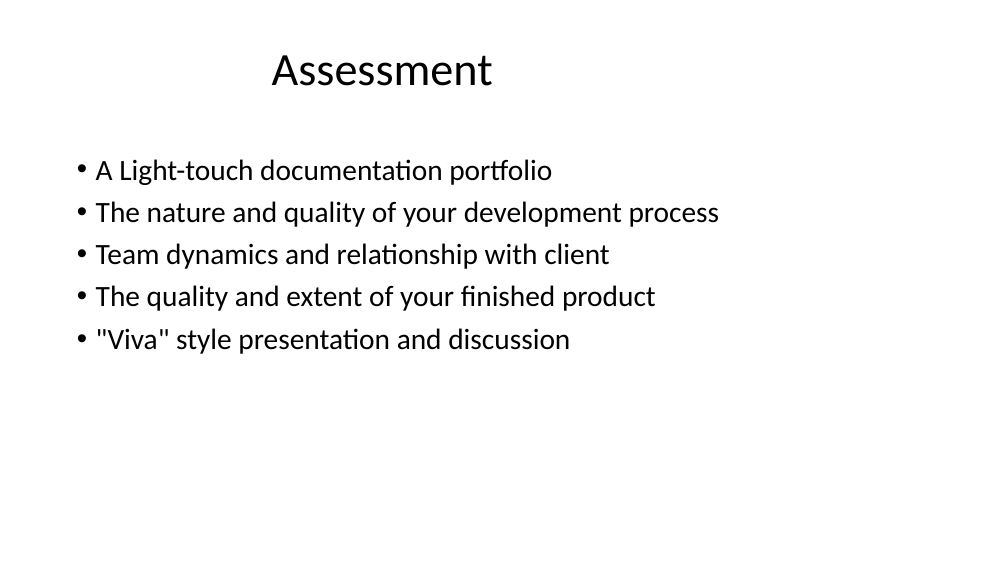
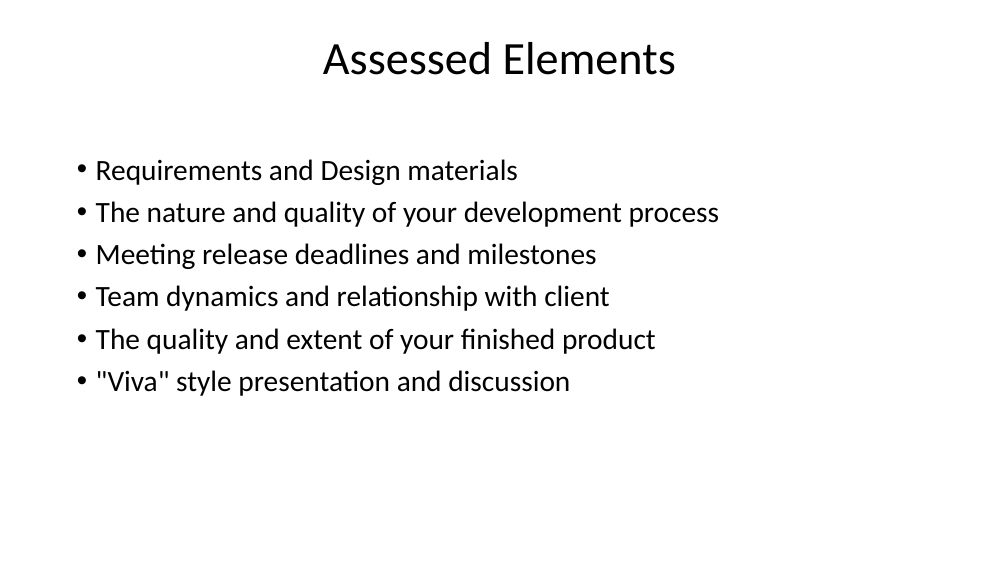
Before and after one commit to fossabot/SPE2018, a slide deck: slide 12 of Lecture Slides/01 Introduction.pptx (slide 11 before the commit). Drawn at 1008x567 pixels with LibreOffice and Linux fonts; fonts in the diff are those of the drawing; background and template pictures are left out. Boxes give left, top, right and bottom in pixels: in the first picture for what was removed or moved away, otherwise in the second. Text is boxed around its words. In the diff, an @@ line names an element or a change of style, - is before the commit and + after.

```diff
--- a/Lecture Slides/01 Introduction.pptx
+++ b/Lecture Slides/01 Introduction.pptx
@@ title at [323, 42, 676, 75]: text changed @@
-Assessment
+Assessed Elements
@@ text at [96, 159, 518, 185]: text changed @@
-• A Light-touch documentation portfolio
+• Requirements and Design materials
@@ text at [96, 243, 596, 269]: paragraph added @@
+• Meeting release deadlines and milestones
```
Also in this commit, not shown: 13 other slides changed, 3 slides added, 1 slide removed.
